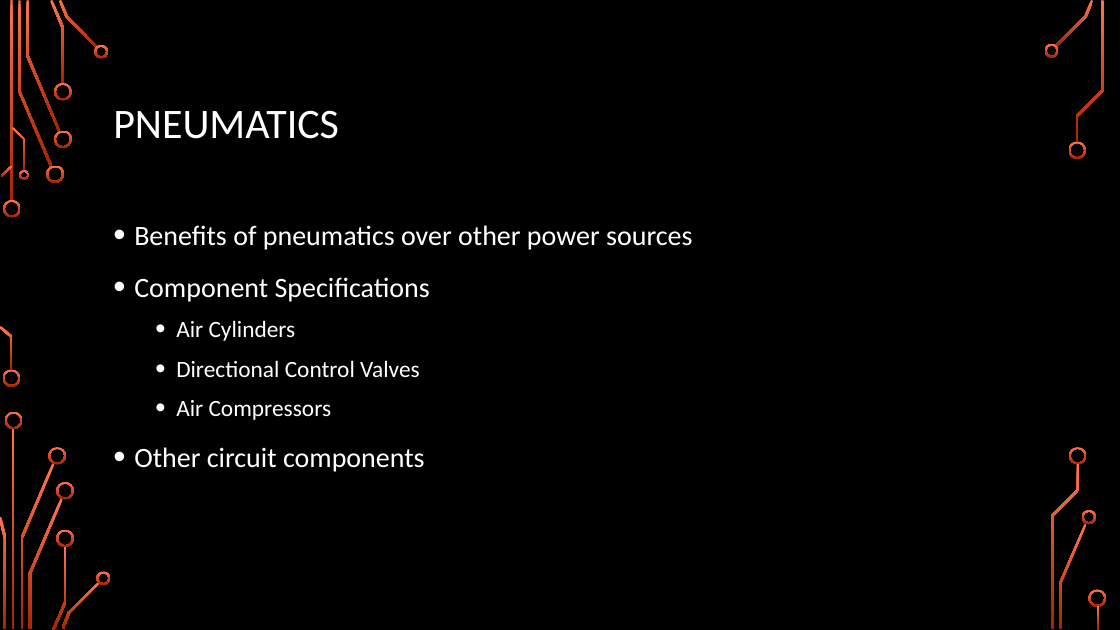
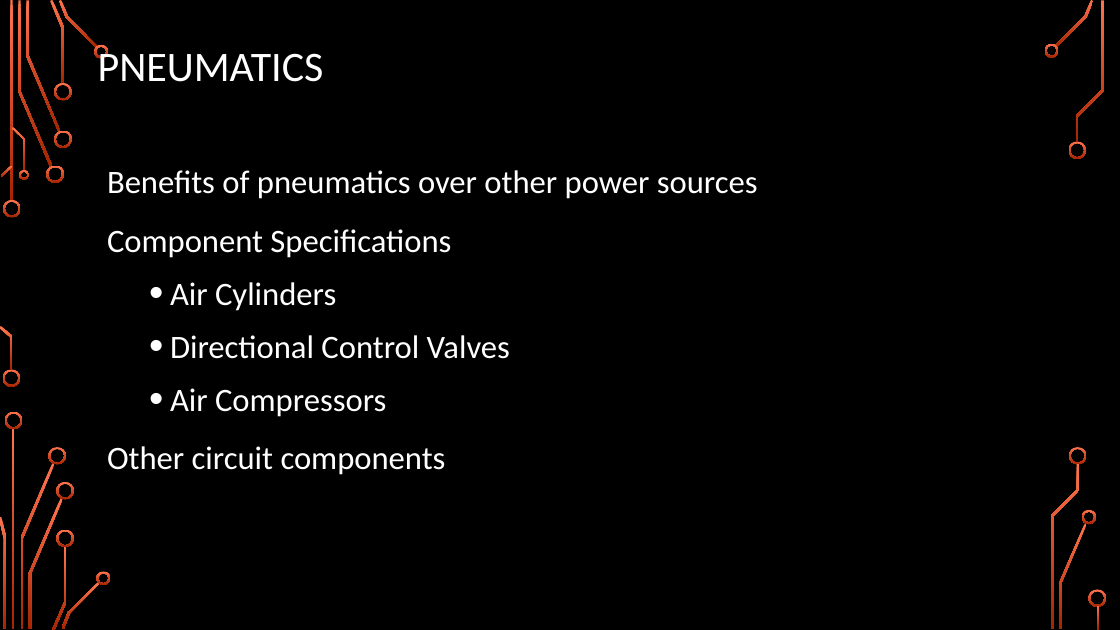
Before and after one commit to Logiant/AgileRoboticControls, a slide deck: slide 19 of Documentation/Presentation/Design Presentation/Design Presentation.pptx. Drawn at 1120x630 pixels with LibreOffice and Linux fonts; fonts in the diff are those of the drawing; background and template pictures are left out. Boxes give left, top, right and bottom in pixels: in the first picture for what was removed or moved away, otherwise in the second. Text is boxed around its words. In the diff, an @@ line names an element or a change of style, - is before the commit and + after.

Commit message:
Updated Pneumatic Slides in presentation

```diff
--- a/Documentation/Presentation/Design Presentation/Design Presentation.pptx
+++ b/Documentation/Presentation/Design Presentation/Design Presentation.pptx
@@ title "PNEUMATICS" rewrapped from (x1=113, y1=110, x2=339, y2=139) to (x1=98, y1=47, x2=324, y2=82) @@
@@ text "Benefits of pneumatics over other ..." moved from (x1=134, y1=225, x2=692, y2=472) to (x1=107, y1=170, x2=758, y2=475) @@
@@ text "Benefits of pneumatics over other ..." at (x1=107, y1=170, x2=758, y2=475): size 24 to 28 pt in "Benefits of pneumatics over other power sources", "Component Specifications", "Other circuit components"; size 20 to 28 pt in "Air Cylinders", "Directional Control Valves", "Air Compressors"; bullet • to none @@
```
Also in this commit, not shown: 8 other slides changed.
